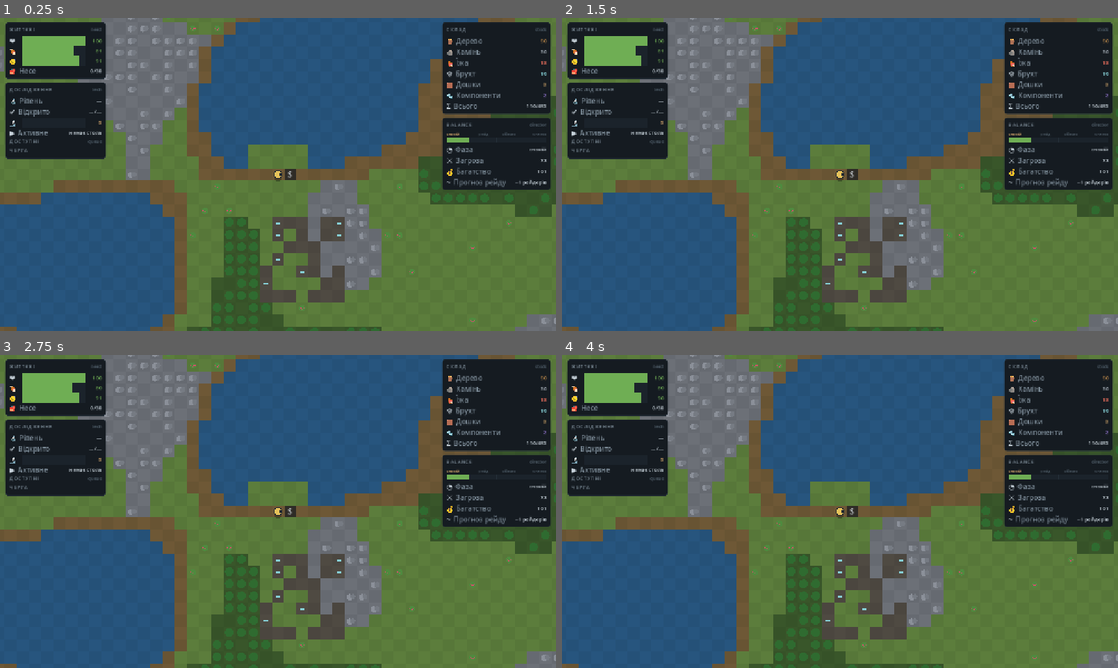
Above: before the commit, frames 1-4 (two rows, left to right).
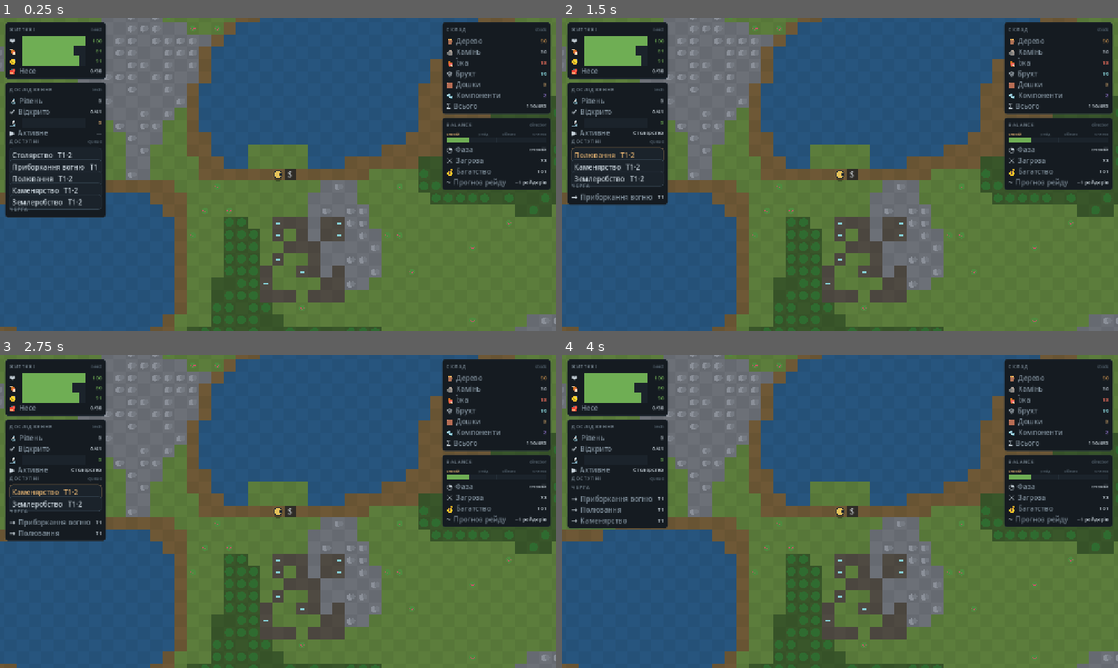
Above: after the commit, the same moments.

Repository: gregnevm/realworld
Game: Godot game, scene res://newhud.tscn
Same seed, same stepped clock (60 frames per second), same inputs: the game is played once before the commit and once after it. This scene is started directly instead of the project's main scene.
Inputs (mouse positions are in pixels of both pictures, inside the frame that each line leads up to):
- Up to frame 1 (0.25 s): no input
- Up to frame 2 (1.5 s): click (617, 155) at 0.5 s, where only the run after the commit has a clickable "Столярство T1·2"; click (617, 155) at 1.25 s, where only the run after the commit has a clickable "Приборкання вогню T1·2"
- Up to frame 3 (2.75 s): click (55, 492) at 2 s, where only the run after the commit has a clickable "Полювання T1·2"
- Up to frame 4 (4 s): click (617, 492) at 2.75 s, where only the run after the commit has a clickable "Каменярство T1·2"; click (617, 492) at 3.5 s, where only the run after the commit has a clickable "Землеробство T1·2"

The runs differ from the first frame. In frame 1, 3.6% of the frame differs, in the area x 1-19%, y 25-64%; in frame 2, 2.9%; in frame 3, 2.9%; in frame 4, 1.9%.

Commit message:
Wire the research pipeline live into session + build; docs (spec 0007)
Makes the pipeline actually run in play, not just in tests:

  - data.gd: a Phase-0 research_bench (research_rate 1.0), appended last in
    BUILD_ORDER so keys 1-7 keep their buildings. The concrete point source.
  - session.gd: owns `progression` (built cold in start(); account-global —
    never reset by travel_to/respawn, like the day clock). research_rate()
    sums standing benches; tick_research(dt) feeds rate*(dt/day_len) points
    (cost is in game-days -> one bench ~= 1 project-day per in-game day) and
    toasts each unlock through the feed. enqueue/start/clear_research_queue
    are the intent targets.
  - input_verbs.gd: binds enqueue_research/start_research/clear_research to
    those session methods (only the router names a mutator — R9). R1 holds:
    session references kernel/progression, never ui.
  - newhud_main.gd: ticks research each frame and bridges every panel intent
    into the router (generic, names no mechanic). The demo base builds a
    research bench and queues two projects so the panel reads live.

Docs: specs/0007-progression-pipeline.md (full spec + the deferred-scope
boundary); mechanics-status.md gains a progression_research row + update
note; catalog.md / README.md / AGENTS.md counts 333->335 (+2 benches) and
note the tree is now walked by the pipeline.

Verification unchanged-green: 34 Node tests pass; all 53 .gd parse (gdparse);
R1/R3/R4/R9 grep tripwires clean.

Co-Authored-By: Claude Opus 4.8 <noreply@anthropic.com>
Claude-Session: https://claude.ai/code/session_01JuwqrmHh4knaovDgTww67J

Diff:
--- a/godot/newhud_main.gd
+++ b/godot/newhud_main.gd
@@ -70,15 +70,23 @@
 	hud.add_child(hud_root)
 	hud_root.setup(session, balance, bus, preg, oreg)
 	hud_root.mount()
+	# Bridge panel intents -> the verb router -> sim/session (R9). Generic: names no mechanic.
+	for p in preg.panels:
+		p.intent.connect(_route_intent)
 
 	if "newhud" in OS.get_cmdline_user_args() and "shot" in OS.get_cmdline_user_args():
 		shot_mode = true
+
+# A panel emitted an intent (e.g. the ResearchPanel's enqueue_research); dispatch it through the router.
+func _route_intent(verb: StringName, args: Dictionary) -> void:
+	router.dispatch(verb, args, session)
 
 func _process(dt: float) -> void:
 	if session == null:
 		return
 	if not session.sim.dead:
 		session.sim.update(dt)
+		session.tick_research(dt)   # research benches fund the tech pipeline each frame
 	cam.global_position = Vector2(session.sim.player.px * TILE, session.sim.player.py * TILE)
 	view.queue_redraw()
 	overlay_host.map_n = int(session.sim.n)   # keep in lockstep with the live region (survives travel)
@@ -113,11 +121,16 @@
 	_put("door", c.x, c.y + 3)
 	_put("workbench", c.x - 1, c.y - 1)
 	_put("bed", c.x + 1, c.y - 1)
+	_put("research_bench", c.x + 1, c.y + 1)
 	_put("turret", c.x - 2, c.y + 2)
 	_put("turret", c.x + 2, c.y - 2)
 	sim.player.px = c.x + 0.5; sim.player.py = c.y + 1.5
 	router.dispatch(&"craft", {"id": "axe"}, session)
 	router.dispatch(&"craft", {"id": "spear"}, session)
+	# populate the research pipeline so the ResearchPanel reads live in the screenshot
+	router.dispatch(&"enqueue_research", {"id": "carpentry"}, session)
+	router.dispatch(&"enqueue_research", {"id": "masonry"}, session)
+	session.progression.add_points(0.8)   # ~half of carpentry so the active bar is visibly filled
 
 func _put(kind: String, x: int, y: int) -> void:
 	if session.sim.build_valid(x, y) and GameData.can_afford(session.sim.stock, GameData.BUILDINGS[kind].cost):
--- a/godot/scripts/data.gd
+++ b/godot/scripts/data.gd
@@ -26,8 +26,11 @@
 	"workbench": {"name": "Верстак", "cost": {"wood": 18, "stone": 4}, "hp": 100.0, "blocks": true, "craft": true},
 	"bed": {"name": "Ліжко", "cost": {"wood": 14}, "hp": 60.0, "blocks": false, "bed": true},
 	"turret": {"name": "Турель", "cost": {"scrap": 14, "components": 2}, "hp": 90.0, "blocks": true, "range": 6.2, "dps": 14.0},
+	# Research station: generates research-points/game-day while it stands (session.research_rate);
+	# drives the tech pipeline (kernel/progression.gd). Appended last so keys 1–7 keep their buildings.
+	"research_bench": {"name": "Дослідницький стіл", "cost": {"wood": 25, "stone": 6}, "hp": 100.0, "blocks": true, "research_rate": 1.0},
 }
-const BUILD_ORDER := ["wall", "door", "floor", "storage", "workbench", "bed", "turret"]
+const BUILD_ORDER := ["wall", "door", "floor", "storage", "workbench", "bed", "turret", "research_bench"]
 
 # craftable equipment (spec 0001). tool -> faster gather; weapon -> more melee damage.
 const ITEMS := {
--- a/godot/scripts/session.gd
+++ b/godot/scripts/session.gd
@@ -10,6 +10,9 @@
 const WorldGen = preload("res://scripts/world_gen.gd")
 const Social = preload("res://scripts/social.gd")
 const Persistence = preload("res://scripts/persistence.gd")
+const Progression = preload("res://scripts/kernel/progression.gd")
+const Catalog = preload("res://scripts/kernel/catalog.gd")
+const GameData = preload("res://scripts/data.gd")
 const MAP_N := 56
 const STORE_PATH := "user://world.json"
 
@@ -20,11 +23,17 @@
 var has_home := false   # explicit — a legitimate spawn at (0,0) must not read as "no home"
 var autosave := true   # tests disable disk writes
 
+# The tech pipeline (kernel/progression.gd). Account-global: it survives region travel + respawn
+# (never reset in travel_to/respawn), like the day clock. Research-points accrue from research benches.
+var progression
+var auto_research := true   # idle research benches auto-pick the cheapest available project (queue wins)
+
 func start(lat: float, lon: float, place_name: String) -> void:
 	var m := WorldGen.generate_map(lat, lon, MAP_N)
 	m["place_name"] = place_name
 	sim = Sim.new()
 	sim.new_game(m)
+	progression = Progression.new(Catalog.load_json())
 	store = Persistence.store_new()
 	social = Social.new_graph("Ти", WorldGen.hash_seed(lat, lon), lat, lon)
 	sim.social = social
@@ -73,6 +82,52 @@
 		travel_to(home.lat, home.lon, home.name)
 	sim.respawn_new_pawn()
 
+# ---------------- research pipeline (kernel/progression.gd driven from research benches) ----------------
+
+# Research-points per game-day produced by all standing research benches (data.gd `research_rate`).
+func research_rate() -> float:
+	if sim == null:
+		return 0.0
+	var rate := 0.0
+	for b in sim.buildings:
+		rate += float((GameData.BUILDINGS.get(b.kind, {}) as Dictionary).get("research_rate", 0.0))
+	return rate
+
+# Advance research by this frame's worth of bench work. `dt` is real seconds; cost is measured in
+# game-days (production.gd's unit), so one bench (rate 1.0) funds ~1 project-day per in-game day. Feeds
+# the pipeline (queue first, then — if auto_research — the cheapest available), and toasts each unlock.
+func tick_research(dt: float) -> void:
+	if sim == null or progression == null or sim.dead:
+		return
+	var rate := research_rate()
+	if rate <= 0.0:
+		return
+	var dday: float = dt / maxf(1.0, float(sim.time.day_len))
+	var newly: Array = progression.add_points(rate * dday, auto_research)
+	for id in newly:
+		sim._log("🔬 Досліджено: %s (рівень %d)." % [progression.label_of(id), progression.tech_level()], "good")
+
+# Player intents (routed here from the ResearchPanel via InputController). Thin wrappers + a feed line.
+func enqueue_research(id: String) -> bool:
+	if progression == null:
+		return false
+	var ok: bool = progression.enqueue(StringName(id))
+	if ok and sim != null:
+		sim._log("🔬 У чергу досліджень: %s." % progression.label_of(StringName(id)))
+	return ok
+
+func start_research(id: String) -> bool:
+	if progression == null:
+		return false
+	var ok: bool = progression.start(StringName(id))
+	if ok and sim != null:
+		sim._log("🔬 Розпочато дослідження: %s." % progression.label_of(StringName(id)))
+	return ok
+
+func clear_research_queue() -> void:
+	if progression != null:
+		progression.queue = []
+
 func stored_region_count() -> int:
 	return (store.get("regions", {}) as Dictionary).size()
 
--- a/godot/scripts/ui/input_verbs.gd
+++ b/godot/scripts/ui/input_verbs.gd
@@ -14,6 +14,10 @@
 	ic.bind(&"craft",        func(s, a): s.sim.craft_item(String(a.id)))
 	ic.bind(&"equip",        func(s, a): s.sim.equip(String(a.id)))
 	ic.bind(&"send_convoy",  func(s, a): s.sim.dispatch_convoy(int(a.hub), String(a.res), int(a.amt)))
+	# research pipeline — the ResearchPanel emits these; the session drives kernel/progression.gd (R9)
+	ic.bind(&"enqueue_research", func(s, a): s.enqueue_research(String(a.id)))
+	ic.bind(&"start_research",   func(s, a): s.start_research(String(a.id)))
+	ic.bind(&"clear_research",   func(s, a): s.clear_research_queue())
 	ic.bind(&"launch_capsule", func(s, a):
 		var r = s.sim.try_launch_capsule(float(a.lat), float(a.lon), String(a.name))
 		if r.ok: s.travel_to(float(a.lat), float(a.lon), String(a.name)))
Not shown, changed: AGENTS.md
Not shown, changed: docs/catalog.md
Not shown, changed: docs/mechanics-status.md
Not shown, added: specs/0007-progression-pipeline.md
